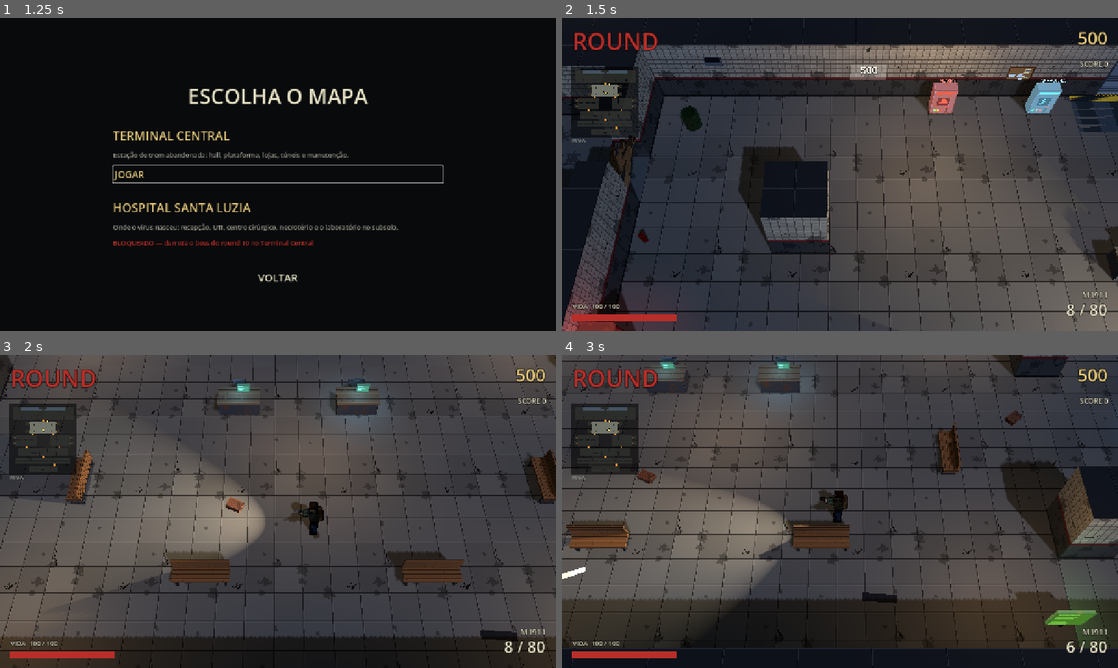
Above: before the commit, frames 1-4 (two rows, left to right).
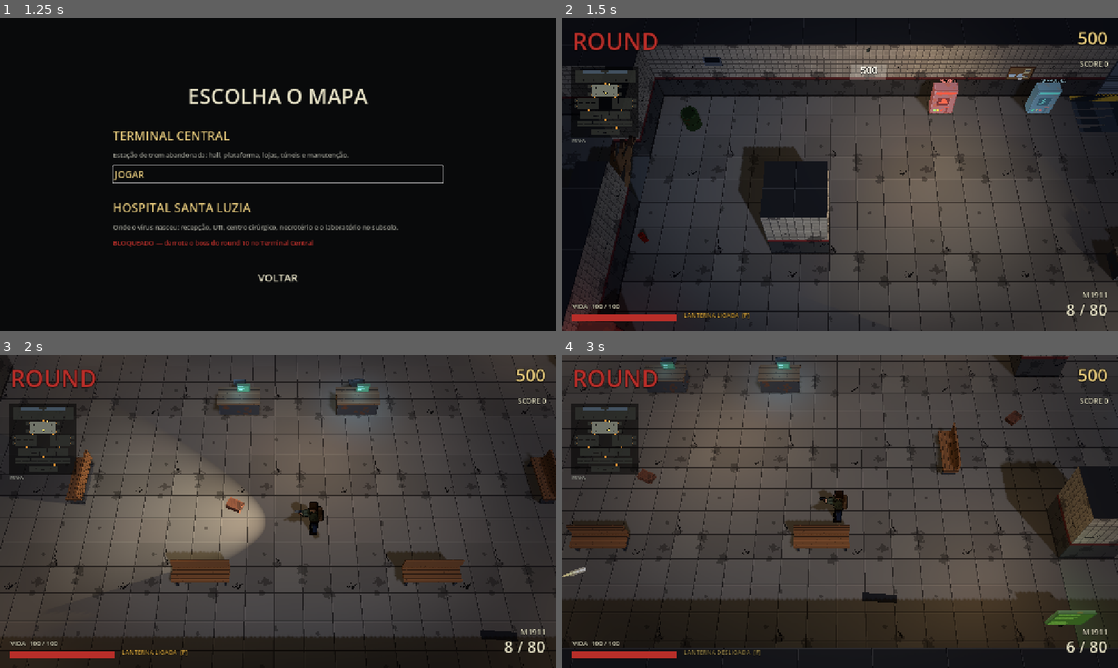
Above: after the commit, the same moments.

Repository: MeioDormindo/tentando-sobreviver-web
Game: Godot game, scene res://scenes/ui/main_menu.tscn
Two runs of this game, one before a commit and one after it. Both use one fixed random seed, a clock stepped at 60 frames per second and the inputs below.
Inputs (mouse positions are in pixels of both pictures, inside the frame that each line leads up to):
- Up to frame 1 (1.25 s): click "JOGAR" at 0.5 s
- Up to frame 2 (1.5 s): click "JOGAR" at 1.25 s
- Up to frame 3 (2 s): no input
- Up to frame 4 (3 s): tap Enter at 2 s; move the mouse to (962, 495) at 2.02 s; hold D (move_right) 2.03-2.78 s; tap F (flashlight, bound only after the commit) at 2.1 s; click (962, 495) at 2.17 s; tap Space (jump) at 2.27 s; move the mouse to (728, 527) at 2.77 s; hold S (move_down) from 2.78 s (still down); click (728, 527) at 2.85 s

Frame 1 is identical in both runs. In frame 2, 14% of the frame differs, in the area x 0-100%, y 8-100%; in frame 3, 7.9%; in frame 4, 13%.

Commit message:
Godot: luz por área e lanterna opcional (Fase 5)
- A luz ambiente segue a área do jogador (lit/dim/dark do mapa): quente e clara nas salas
  iluminadas, funda nas escuras, com transição suave; Events.lighting_changed.
- Lanterna liga/desliga (F / direcional para cima), com clique, indicador na HUD e dica ao
  entrar no escuro com ela desligada.
- Luminárias que falham piscam; as quebradas soltam faíscas com clarão perto do jogador.
- Vinheta na HUD, mais forte no escuro.
- Aviso de área aberta sem erro de gênero (ÁREA LIBERADA: ...).
- Testes da luz por área e da lanterna.

Co-Authored-By: Claude Opus 5.5 <noreply@anthropic.com>

Diff:
--- a/godot/scripts/maps/layout_map.gd
+++ b/godot/scripts/maps/layout_map.gd
@@ -61,6 +61,20 @@
 var _hound: Dictionary = {}
 var _moods: Dictionary = {}
 var _clock := 0.0
+
+# ── Luz por área (seção "lighting" das áreas do mapa) ──
+## Luz → [multiplicador da luz ambiente, quanto puxa para o tom quente das lâmpadas].
+const AREA_LIGHT := {"lit": [1.6, 0.55], "dim": [0.85, 0.18], "dark": [0.26, 0.0]}
+const WARM_LIGHT := Color(0.66, 0.55, 0.4)
+## Luz da área onde o jogador está agora.
+var lighting := "dim"
+var _light_energy := 1.0
+var _light_warm := 0.18
+var _light_check := 0.0
+## Luminárias que falham: [luz, chance]. Quebradas: onde soltam faísca.
+var _flickers: Array = []
+var _broken: Array[Vector3] = []
+var _spark_in := 3.0
 ## Área de cada tile (índice em data.areas, -1 = nenhuma), calculada uma vez para o minimapa.
 var _tile_areas := PackedInt32Array()
 ## Letra do piso → tipo (legenda do mapa), para os passos.
@@ -119,10 +133,12 @@
 
 func _process(delta: float) -> void:
 	_clock += delta
+	_update_area_light(delta)
+	_update_lamps(delta)
 	if _moods.has(&"emergency_alarm"):
 		var env := _environment()
 		if env:
-			var base: Color = _base_env.get("color", env.ambient_light_color)
+			var base: Color = _base_env.get("area_color", _base_env.get("color", env.ambient_light_color))
 			env.ambient_light_color = base.lerp(Color(1.0, 0.12, 0.08), 0.35 + 0.35 * sin(_clock * 6.0))
 
 
@@ -160,8 +176,10 @@
 			env.fog_light_color = Color(0.3, 0.04, 0.03)
 			env.fog_density = 0.008
 	env.fog_enabled = fog
-	env.ambient_light_energy = energy
-	env.ambient_light_color = color
+	# Luz da área do jogador: salas bem iluminadas mais claras e quentes, escuras mais fundas.
+	env.ambient_light_energy = energy * _light_energy
+	env.ambient_light_color = color.lerp(WARM_LIGHT, _light_warm)
+	_base_env["area_color"] = env.ambient_light_color
 
 
 func is_open_floor(point: Vector3) -> bool:
@@ -297,6 +315,66 @@
 		if StringName(area.id) == area_id:
 			return String(area.get("lighting", "dim"))
 	return "dark"
+
+
+## Acompanha a área do jogador: avisa quando a luz muda e ajusta o ambiente aos poucos
+## (como os olhos se acostumando).
+func _update_area_light(delta: float) -> void:
+	_light_check -= delta
+	if _light_check <= 0.0:
+		_light_check = 0.25
+		var player := get_tree().get_first_node_in_group(&"player") as Node3D
+		if player:
+			var area := area_of(player.global_position)
+			var now := area_lighting(area) if area != &"" else "dark"
+			if now != lighting:
+				lighting = now
+				Events.lighting_changed.emit(now)
+	var target: Array = AREA_LIGHT.get(lighting, AREA_LIGHT.dim)
+	var k := clampf(delta * 1.6, 0.0, 1.0)
+	var energy := lerpf(_light_energy, float(target[0]), k)
+	var warm := lerpf(_light_warm, float(target[1]), k)
+	if absf(energy - _light_energy) > 0.001 or absf(warm - _light_warm) > 0.001:
+		_light_energy = energy
+		_light_warm = warm
+		_apply_environment()
+
+
+## Luminárias que falham piscam de vez em quando; as quebradas soltam faísca perto do jogador.
+func _update_lamps(delta: float) -> void:
+	for entry: Array in _flickers:
+		var light := entry[0] as OmniLight3D
+		if is_instance_valid(light) and light.visible and randf() < float(entry[1]) * delta * 0.5:
+			_blink(light)
+	_spark_in -= delta
+	if _spark_in > 0.0 or _broken.is_empty():
+		return
+	_spark_in = randf_range(2.0, 6.0)
+	var player := get_tree().get_first_node_in_group(&"player") as Node3D
+	var at := _broken[randi() % _broken.size()]
+	if player == null or Vector2(at.x - player.global_position.x, at.z - player.global_position.z).length() > 16.0:
+		return
+	PixelFx.spawn(get_tree(), "spark", at + Vector3.UP * 2.7, 0.8)
+	var flash := OmniLight3D.new()
+	flash.light_color = Color(0.75, 0.88, 1.0)
+	flash.light_energy = 1.6
+	flash.omni_range = 3.5
+	add_child(flash)
+	flash.position = at + Vector3.UP * 2.6
+	get_tree().create_timer(0.08).timeout.connect(flash.queue_free)
+
+
+## Falha da lâmpada: apaga por um instante (às vezes duas vezes seguidas).
+func _blink(light: OmniLight3D) -> void:
+	light.visible = false
+	var tween := create_tween()
+	tween.tween_interval(randf_range(0.04, 0.12))
+	tween.tween_callback(func() -> void: light.visible = true)
+	if randf() < 0.5:
+		tween.tween_interval(0.06)
+		tween.tween_callback(func() -> void: light.visible = false)
+		tween.tween_interval(randf_range(0.04, 0.1))
+		tween.tween_callback(func() -> void: light.visible = true)
 
 
 ## Densidade da decoração no tile (por área, do mapa; fora das áreas = 1).
@@ -721,13 +799,16 @@
 
 func _build_lamps() -> void:
 	for lamp: Dictionary in data.lamps:
-		# Luminária quebrada: só o escuro (a Fase de luz desenha a peça apagada).
+		# Luminária quebrada: não acende, só solta faísca de vez em quando.
 		if lamp.get("broken", false):
+			_broken.append(Vector3(lamp.x, 0.0, lamp.z))
 			continue
-		_add_light(Vector3(lamp.x, LAMP_HEIGHT, lamp.z), lamp.radius, lamp.intensity, int(lamp.color))
-
-
-func _add_light(position_3d: Vector3, radius: float, intensity: float, color_hex: int) -> void:
+		var light := _add_light(Vector3(lamp.x, LAMP_HEIGHT, lamp.z), lamp.radius, lamp.intensity, int(lamp.color))
+		if float(lamp.get("flicker", 0.0)) >= 0.3:
+			_flickers.append([light, float(lamp.flicker)])
+
+
+func _add_light(position_3d: Vector3, radius: float, intensity: float, color_hex: int) -> OmniLight3D:
 	var light := OmniLight3D.new()
 	light.light_color = Color.hex((color_hex << 8) | 0xff)
 	light.light_energy = intensity * 2.4
@@ -736,6 +817,7 @@
 	light.position = position_3d
 	if power:
 		power.register_light(light)
+	return light
 
 
 func _build_spawns() -> void:
--- a/godot/scripts/player/player.gd
+++ b/godot/scripts/player/player.gd
@@ -306,6 +306,20 @@
 
 
 ## Alcance/força da lanterna (névoa dos cães, Neblina): 1 = normal.
+## Lanterna ligada? Começa ligada; nas salas bem iluminadas dá para desligar.
+var flashlight_on := true
+
+
+## Liga/desliga a lanterna (F / direcional para cima), com clique.
+func toggle_flashlight(on: Variant = null) -> void:
+	flashlight_on = (not flashlight_on) if on == null else bool(on)
+	var flashlight := pivot.get_node_or_null("Flashlight") as SpotLight3D
+	if flashlight:
+		flashlight.visible = flashlight_on
+	Audio.play("weapon_switch", "player", 0.45, 0.0, 1.6 if flashlight_on else 1.3)
+	Events.flashlight_toggled.emit(flashlight_on)
+
+
 func set_flashlight_factor(factor: float) -> void:
 	var flashlight := pivot.get_node_or_null("Flashlight") as SpotLight3D
 	if flashlight == null:
@@ -363,6 +377,8 @@
 		hold_interact(get_physics_process_delta_time())
 	if Input.is_action_just_pressed(&"melee"):
 		knife()
+	if Input.is_action_just_pressed(&"flashlight"):
+		toggle_flashlight()
 	if Input.is_action_just_pressed(&"switch_weapon") or Input.is_action_just_pressed(&"weapon_next") or Input.is_action_just_pressed(&"weapon_prev"):
 		inventory.switch_next()
 	elif Input.is_action_just_pressed(&"weapon_1"):
--- a/godot/scripts/systems/events.gd
+++ b/godot/scripts/systems/events.gd
@@ -102,3 +102,7 @@
 signal pause_changed(paused: bool)
 ## A HUD pediu para jogar de novo.
 signal restart_requested()
+## Luz da área onde o jogador está mudou ("lit", "dim" ou "dark").
+signal lighting_changed(lighting: String)
+## Lanterna ligada/desligada pelo jogador.
+signal flashlight_toggled(on: bool)
--- a/godot/scripts/systems/input_bindings.gd
+++ b/godot/scripts/systems/input_bindings.gd
@@ -27,6 +27,7 @@
 	&"melee": [["key", KEY_V], ["mouse", MOUSE_BUTTON_RIGHT], ["joy_button", JOY_BUTTON_RIGHT_SHOULDER]],
 	&"jump": [["key", KEY_SPACE], ["joy_button", JOY_BUTTON_B]],
 	&"map": [["key", KEY_TAB], ["joy_button", JOY_BUTTON_BACK]],
+	&"flashlight": [["key", KEY_F], ["joy_button", JOY_BUTTON_DPAD_UP]],
 	&"pause": [["key", KEY_ESCAPE], ["key", KEY_P], ["joy_button", JOY_BUTTON_START]],
 }
 
--- a/godot/scripts/ui/hud.gd
+++ b/godot/scripts/ui/hud.gd
@@ -38,6 +38,12 @@
 var _pause_menu: PauseMenu
 var minimap: Minimap
 var _game_over_panel: Control
+## Vinheta (mais forte no escuro) e o indicador da lanterna.
+const VIGNETTE := {"lit": 0.3, "dim": 0.5, "dark": 0.75}
+var _vignette: ColorRect
+var _flashlight_label: Label
+var _flashlight_on := true
+var _lighting := "dim"
 var _game_over_text: Label
 
 
@@ -59,7 +65,7 @@
 	Events.interaction_prompt.connect(func(text: String) -> void: _prompt_label.text = text)
 	Events.zombie_hit.connect(func(_z: Node3D, info: DamageInfo) -> void: if info.kind != DamageInfo.Kind.BURN: _flash_hit(TEXT))
 	Events.zombie_killed.connect(func(_z: Node3D, info: DamageInfo) -> void: _flash_hit(RED if info.is_headshot else GOLD))
-	Events.area_opened.connect(func(_id: StringName, area_name: String) -> void: _show_banner(area_name.to_upper() + " ABERTA", GOLD))
+	Events.area_opened.connect(func(_id: StringName, area_name: String) -> void: _show_banner("ÁREA LIBERADA: " + area_name.to_upper(), GOLD))
 	Events.purchase_denied.connect(func() -> void: _flash_points_denied())
 	Events.toast.connect(_show_toast)
 	Events.cheat_detected.connect(_on_cheat_detected)
@@ -114,6 +120,10 @@
 		_show_toast(subtitle))
 	Events.settings_changed.connect(func() -> void: minimap.apply_settings())
 	Events.game_over.connect(_on_game_over)
+	Events.flashlight_toggled.connect(func(on: bool) -> void:
+		_flashlight_on = on
+		_update_flashlight_label())
+	Events.lighting_changed.connect(_on_lighting_changed)
 
 
 func _process(_delta: float) -> void:
@@ -132,6 +142,16 @@
 	root.set_anchors_and_offsets_preset(Control.PRESET_FULL_RECT)
 	root.mouse_filter = Control.MOUSE_FILTER_IGNORE
 	add_child(root)
+
+	# Vinheta atrás de tudo da HUD.
+	_vignette = ColorRect.new()
+	_vignette.set_anchors_and_offsets_preset(Control.PRESET_FULL_RECT)
+	_vignette.mouse_filter = Control.MOUSE_FILTER_IGNORE
+	var vignette_material := ShaderMaterial.new()
+	vignette_material.shader = load("res://shaders/vignette.gdshader")
+	vignette_material.set_shader_parameter(&"strength", VIGNETTE.dim)
+	_vignette.material = vignette_material
+	root.add_child(_vignette)
 
 	_round_label = _label(root, "ROUND", 54, RED, Control.PRESET_TOP_LEFT, HORIZONTAL_ALIGNMENT_LEFT, -8)
 	_remaining_label = _label(root, "", 16, TEXT, Control.PRESET_TOP_LEFT, HORIZONTAL_ALIGNMENT_LEFT, 62)
@@ -150,6 +170,10 @@
 	_health_bar.set_anchors_and_offsets_preset(Control.PRESET_BOTTOM_LEFT, Control.PRESET_MODE_KEEP_SIZE, MARGIN)
 	_health_label = _label(root, "VIDA", 15, TEXT, Control.PRESET_BOTTOM_LEFT, HORIZONTAL_ALIGNMENT_LEFT, -22)
 	_perks_label = _label(root, "", 14, GOLD, Control.PRESET_BOTTOM_LEFT, HORIZONTAL_ALIGNMENT_LEFT, -62)
+	_flashlight_label = _label(root, "", 14, GOLD, Control.PRESET_BOTTOM_LEFT, HORIZONTAL_ALIGNMENT_LEFT, -2)
+	_flashlight_label.offset_left += 256.0
+	_flashlight_label.offset_right += 256.0
+	_update_flashlight_label()
 	_armor_bar = ProgressBar.new()
 	_armor_bar.show_percentage = false
 	_armor_bar.custom_minimum_size = Vector2(240, 6)
@@ -465,6 +489,21 @@
 	tween.tween_property(_banner, "modulate:a", 0.0, 0.6)
 
 
+func _update_flashlight_label() -> void:
+	_flashlight_label.text = "LANTERNA %s  [F]" % ("LIGADA" if _flashlight_on else "DESLIGADA")
+	_flashlight_label.modulate = GOLD if _flashlight_on else DIM
+
+
+## Luz da área mudou: vinheta mais forte no escuro e, com a lanterna desligada, o aviso.
+func _on_lighting_changed(lighting: String) -> void:
+	var was := _lighting
+	_lighting = lighting
+	var tween := create_tween()
+	tween.tween_property(_vignette.material, "shader_parameter/strength", float(VIGNETTE.get(lighting, VIGNETTE.dim)), 1.2)
+	if lighting == "dark" and was != "dark" and not _flashlight_on:
+		_show_toast("ESTÁ ESCURO — [F] LIGA A LANTERNA")
+
+
 func _show_toast(text: String) -> void:
 	_toast.text = text
 	create_tween().kill()
--- /dev/null
+++ b/godot/shaders/vignette.gdshader
@@ -0,0 +1,10 @@
+// Vinheta da tela: escurece as bordas, mais nas áreas escuras (força vem da HUD).
+shader_type canvas_item;
+
+uniform float strength : hint_range(0.0, 1.0) = 0.4;
+
+void fragment() {
+	vec2 d = (UV - 0.5) * vec2(1.35, 1.0);
+	float v = smoothstep(0.22, 0.85, length(d) * 1.25);
+	COLOR = vec4(0.0, 0.0, 0.02, v * v * strength);
+}
--- a/godot/tests/world_event_scene_tests.gd
+++ b/godot/tests/world_event_scene_tests.gd
@@ -49,6 +49,7 @@
 	await _train()
 	await _trap()
 	await _secrets()
+	await _lighting()
 
 	ZombieBase.event_speed = 1.0
 	_main.queue_free()
@@ -266,6 +267,38 @@
 	check(electric.get_interaction_prompt(_player).begins_with("ARMADILHA ELÉTRICA LIGADA"), "aviso: %s" % electric.get_interaction_prompt(_player))
 
 
+## Luz por área (Fase 5): a luz ambiente segue a área do jogador; a lanterna liga/desliga.
+func _lighting() -> void:
+	var env := (_world.get_node("WorldEnvironment") as WorldEnvironment).environment
+	var changes: Array[String] = []
+	var on_change := func(lighting: String) -> void: changes.append(lighting)
+	Events.lighting_changed.connect(on_change)
+	_world.open_area(&"tech")
+	var hall_at := _world.get_player_spawn()
+	_player.global_position = hall_at
+	await _tree.create_timer(2.5).timeout
+	var lit_energy := env.ambient_light_energy
+	check(_world.lighting == "lit", "Hall: bem iluminado (%s)" % _world.lighting)
+	var tech: Dictionary = _world.data.areas.filter(func(a: Dictionary) -> bool: return a.id == "tech")[0]
+	var r: Dictionary = tech.rects[0]
+	_player.global_position = Vector3(float(r.x) + 2.5, 0.1, float(r.y) + 1.5)
+	await _tree.create_timer(2.5).timeout
+	check(_world.lighting == "dark" and changes.has("dark"), "Área Técnica: escura, com aviso da mudança")
+	check(env.ambient_light_energy < lit_energy * 0.5, "no escuro a luz ambiente cai (%.2f → %.2f)" % [lit_energy, env.ambient_light_energy])
+	Events.lighting_changed.disconnect(on_change)
+	var flashlight := _player.get_node("Pivot/Flashlight") as SpotLight3D
+	var toggled: Array[bool] = []
+	var on_toggle := func(on: bool) -> void: toggled.append(on)
+	Events.flashlight_toggled.connect(on_toggle)
+	_player.toggle_flashlight()
+	check(not _player.flashlight_on and not flashlight.visible and toggled == [false], "lanterna desliga (F)")
+	_player.toggle_flashlight()
+	check(_player.flashlight_on and flashlight.visible and toggled == [false, true], "lanterna liga de novo")
+	Events.flashlight_toggled.disconnect(on_toggle)
+	check(InputMap.has_action(&"flashlight"), "ação da lanterna no mapa de controles")
+	_player.global_position = hall_at
+
+
 func _secrets() -> void:
 	var teddies := _tree.get_nodes_in_group(&"teddies")
 	check(teddies.size() == 3, "3 ursinhos escondidos no Terminal")
Not shown, added: godot/shaders/vignette.gdshader.uid
Not shown, changed: godot/README.md
